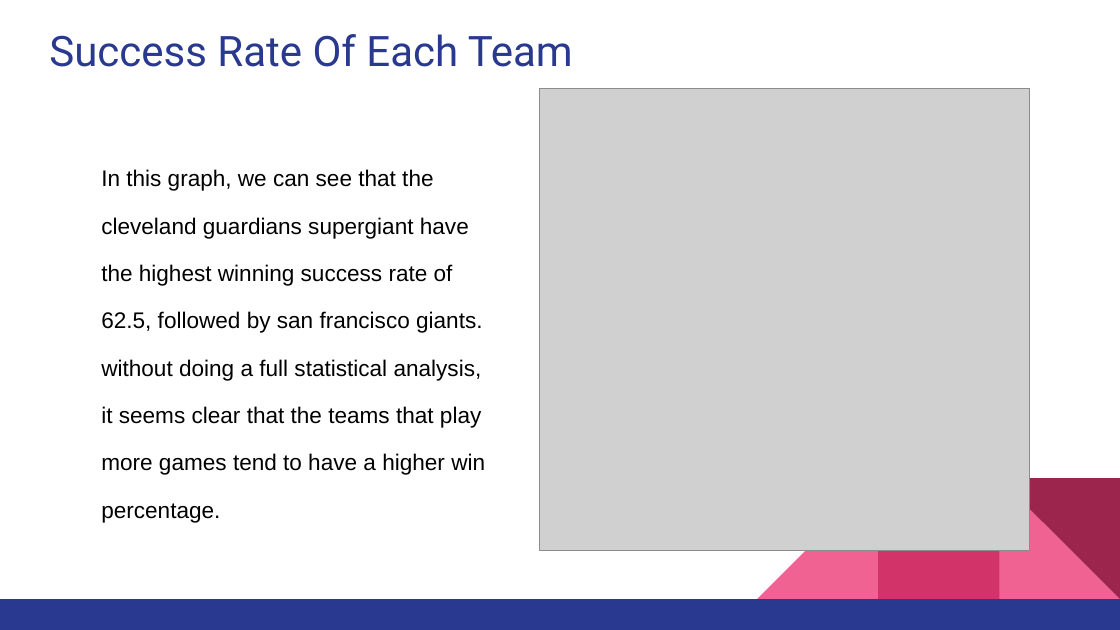
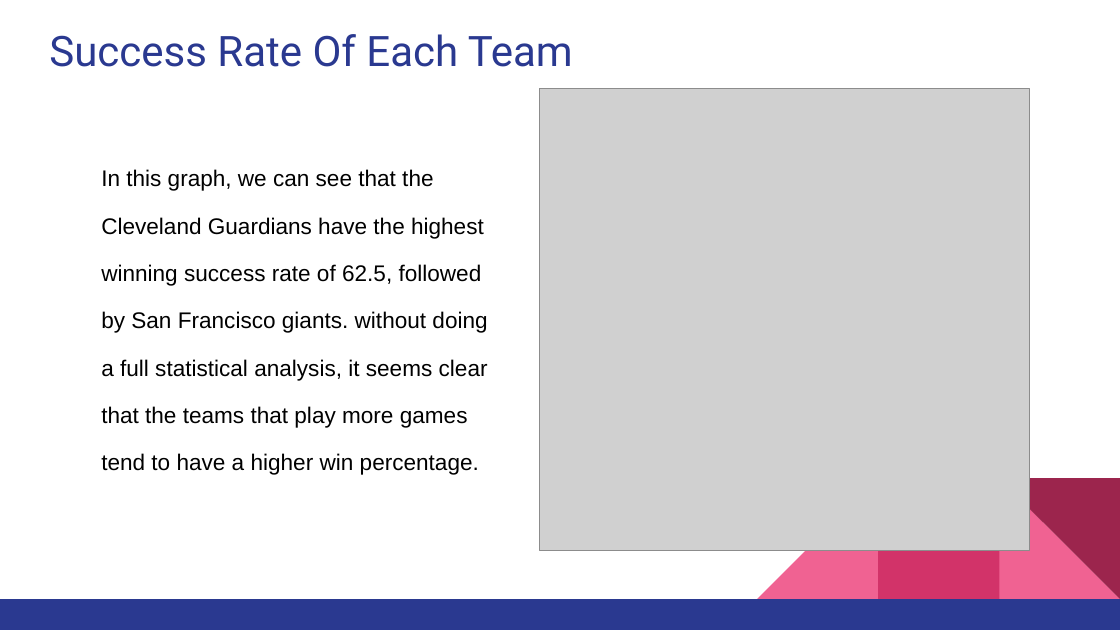
Before and after one commit to ChrisOspina/Python-Midterm-Project, a slide deck: slide 9 of MLB Presentation.pptx (slide 10 before the commit). Drawn at 1120x630 pixels with LibreOffice and Linux fonts; fonts in the diff are those of the drawing; grey boxes stand for pictures. Boxes give left, top, right and bottom in pixels: in the first picture for what was removed or moved away, otherwise in the second. Text is boxed around its words. In the diff, an @@ line names an element or a change of style, - is before the commit and + after.

```diff
--- a/MLB Presentation.pptx
+++ b/MLB Presentation.pptx
@@ text at box(101, 169, 488, 475): text changed @@
-In this graph, we can see that the cleveland guardians supergiant have the highest winning success rate of 62.5, followed by san francisco giants. without doing a full statistical analysis, it seems clear that the teams that play more games tend to have a higher win percentage.
+In this graph, we can see that the Cleveland Guardians have the highest winning success rate of 62.5, followed by San Francisco giants. without doing a full statistical analysis, it seems clear that the teams that play more games tend to have a higher win percentage.
```
Also in this commit, not shown: 5 other slides changed, 4 other files.
